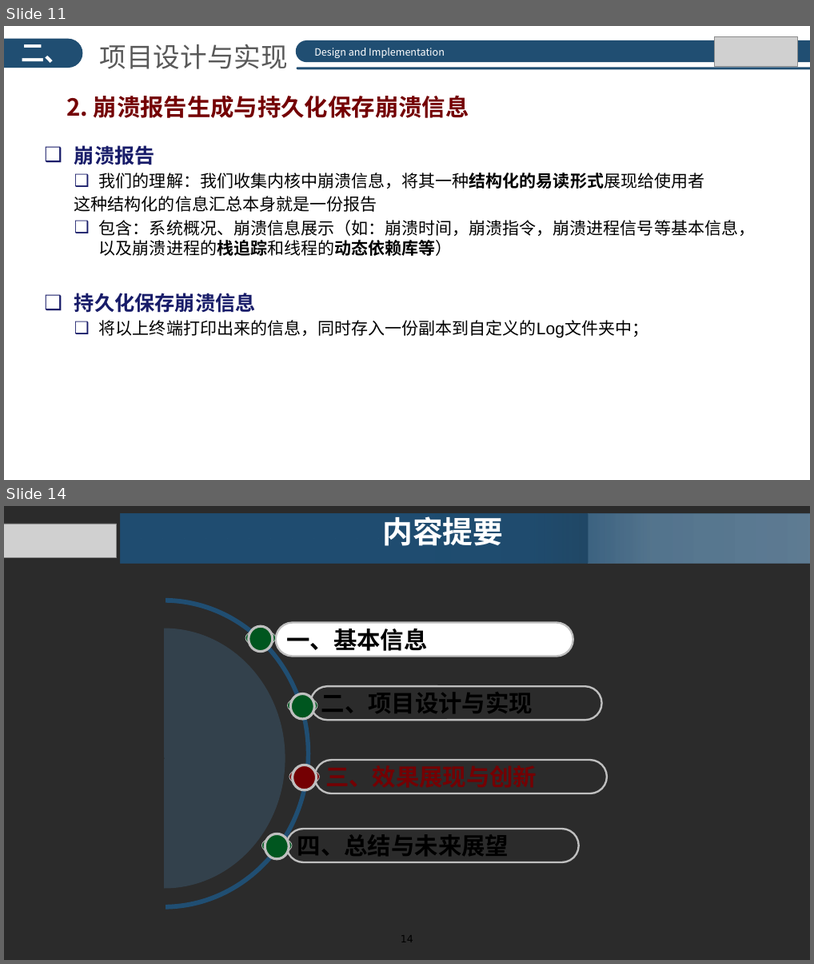
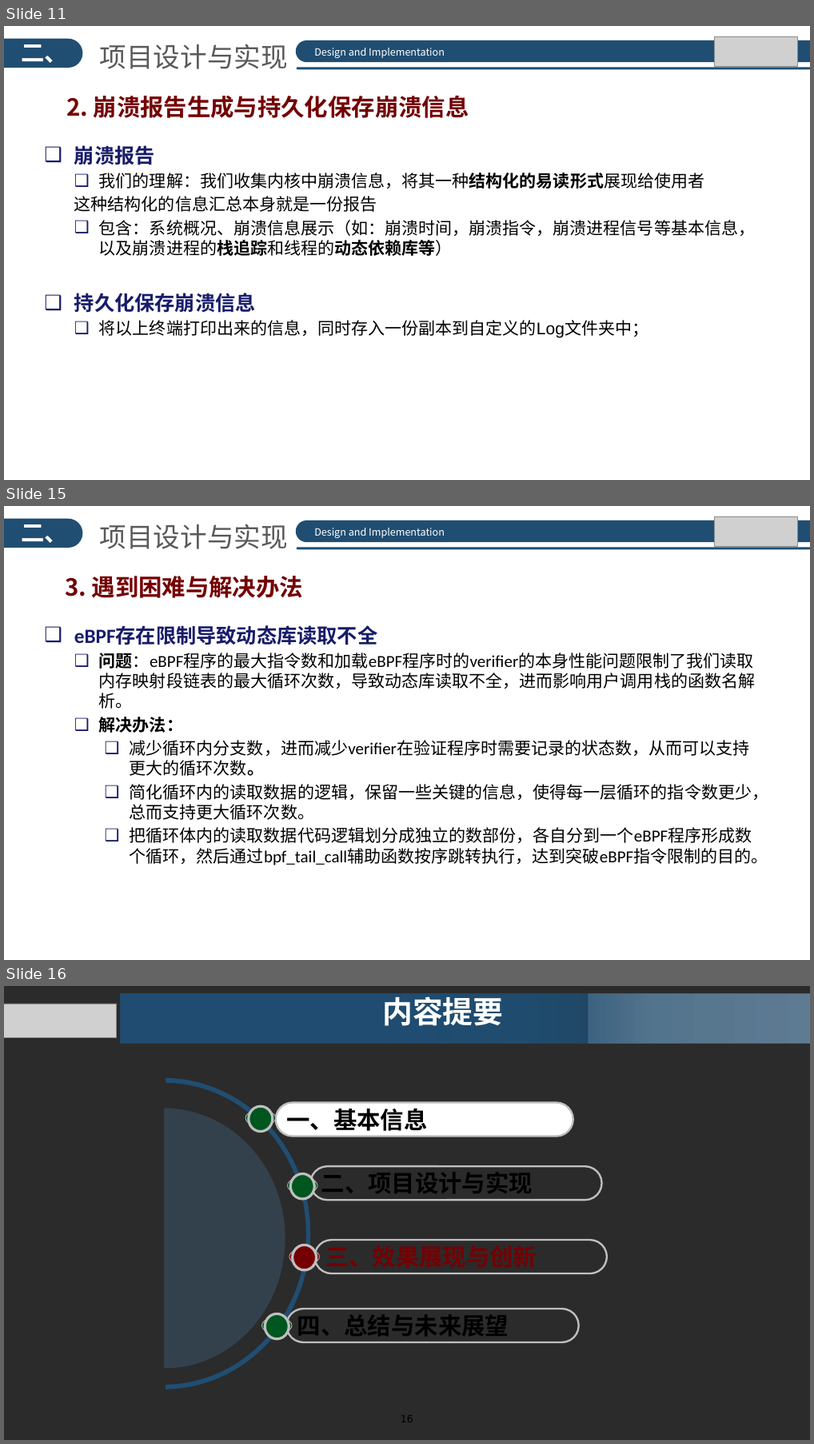
Before and after one commit to hrpccs/CrashCrawler, a slide deck: doc/Crashcrawler_SYSU.pptx. Shown one above the other, each under a label of ours: slides 11 and 14 before the commit, slides 11, 15 and 16 after it; the slides between them are not shown. The pictures are 814x964 and 814x1444 pixels, drawn with LibreOffice and Linux fonts; fonts in the diff are those of the drawing; grey boxes stand for pictures; background and template pictures are left out; a plain dark background stands for a picture behind light text. Boxes give left, top, right and bottom in pixels: in the first picture for what was removed or moved away, otherwise in the second. Text is boxed around its words. In the diff, an @@ line names an element or a change of style, - is before the commit and + after.

```diff
--- a/doc/Crashcrawler_SYSU.pptx
+++ b/doc/Crashcrawler_SYSU.pptx
@@ slide 15 added at bbox=[4, 506, 810, 960], background picture (left out) @@
@@ group added at bbox=[4, 516, 810, 549]: 3 rounded rectangles, 2 texts, 1 picture, 1 rectangle @@
+二、
+项目设计与实现
+Design and Implementation
@@ text added at bbox=[65, 576, 303, 598], 28 pt, text #740003, bold @@
+3. 遇到困难与解决办法
@@ text added at bbox=[74, 626, 769, 865], 20 pt, text #000000 @@
+❑ eBPF存在限制导致动态库读取不全
+  ❑ 问题：eBPF程序的最大指令数和加载eBPF程序时的verifier的本身性能问题限制了我们读取内存映射段链表的最大循环次数，导致动态库读取不全，进而影响用户调用栈的函数名解析。
+  ❑ 解决办法：
+    ❑ 减少循环内分支数，进而减少verifier在验证程序时需要记录的状态数，从而可以支持更大的循环次数。
+    ❑ 简化循环内的读取数据的逻辑，保留一些关键的信息，使得每一层循环的指令数更少，总而支持更大循环次数。
+    ❑ 把循环体内的读取数据代码逻辑划分成独立的数部份，各自分到一个eBPF程序形成数个循环，然后通过bpf_tail_call辅助函数按序跳转执行，达到突破eBPF指令限制的目的。
@@ what was slide 14 is now slide 16 @@
```
Also in this commit, not shown: 5 slides changed, 1 other slide added, 1 slide removed, 2 other files.
